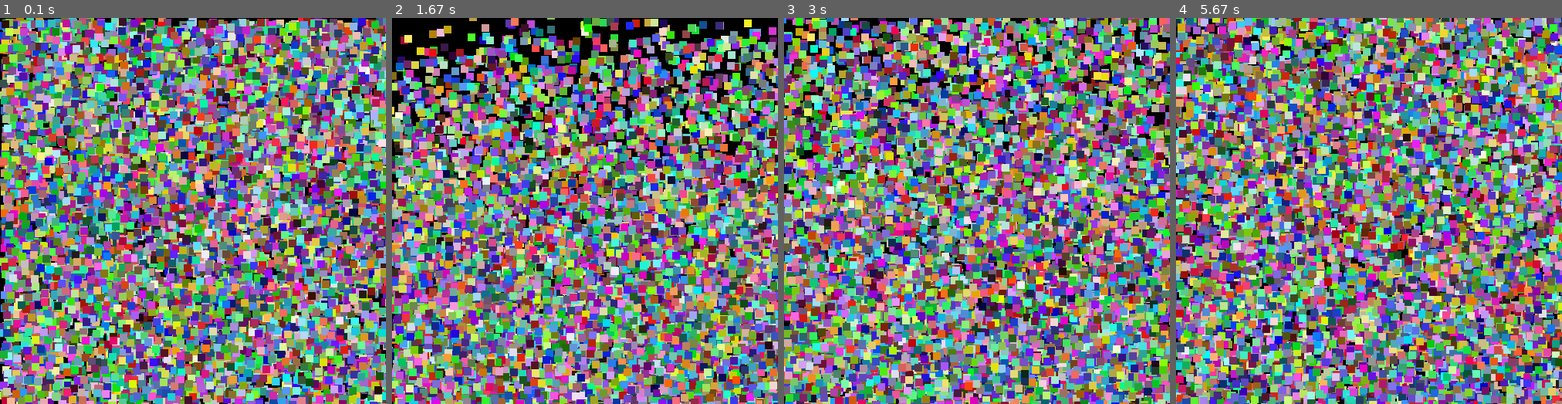
Above: before the commit, frames 1-4 (left to right).
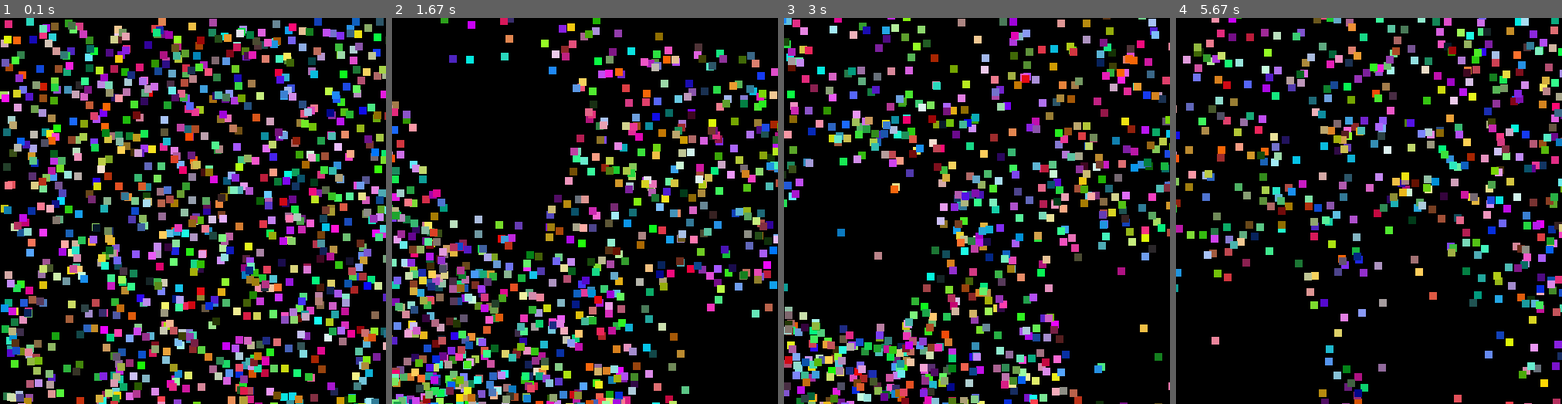
Above: after the commit, the same moments.

Repository: DeaSTL/pygame-OO
Game: pygame game, started from main.py
The game is run twice, just before and just after one commit, with the same random seed, the same clock (stepped at 60 frames per second) and the same inputs.
Inputs (mouse positions are in pixels of both pictures, inside the frame that each line leads up to):
- Up to frame 1 (0.1 s): no input
- Up to frame 2 (1.67 s): click (585, 211) at 0.4 s; click (623, 295) at 0.73 s; click (727, 346) at 1.07 s; click (492, 133) at 1.4 s
- Up to frame 3 (3 s): click (977, 257) at 1.73 s; click (922, 129) at 2.07 s; click (1112, 311) at 2.4 s; click (849, 249) at 2.73 s
- Up to frame 4 (5.67 s): click (1257, 137) at 3.07 s; click (1276, 280) at 3.4 s; click (1507, 299) at 3.73 s; click (1253, 353) at 4.07 s; click (1249, 234) at 4.4 s; click (1392, 319) at 4.73 s; click (1438, 338) at 5.07 s; click (1233, 346) at 5.4 s

The runs differ from the first frame. In frame 1, 96% of the frame differs, in the area x 0-100%, y 0-100%; in frame 2, 89%; in frame 3, 95%; in frame 4, 98%.

Commit message:
added mouse interaction

Diff:
--- a/main.py
+++ b/main.py
@@ -1,11 +1,12 @@
 import particle
 import pygameapp
 import random
+import mathaddons as ma
 particle_array = []
 class main(pygameapp.App):
 
 	def createParticles(self):
-		for i in range(1,10000):
+		for i in range(1,1000):
 			global particle_array
 			rand_pos = (random.randrange(0,self.getWindowWidth()),
 				random.randrange(0,self.getWindowHeight()))
@@ -21,6 +22,7 @@
 			part.setPositionY(part.getPositionY()+part.speed*part.getSlope()[1])
 	def checkCollision(self):
 		for part in particle_array:
+			mouse_pos = self.pygame.mouse.get_pos()
 			if part.getPositionX() > self.getWindowWidth():
 				part.setSpeed(-part.getSpeed())
 				part.setAngle(part.getAngle()+90)
@@ -33,6 +35,9 @@
 			if part.getPositionY() < 0:
 				part.setSpeed(-part.getSpeed())
 				part.setAngle(part.getAngle()+90)
+			if ma.distance(part.getPositionX(),part.getPositionY(),mouse_pos[0],mouse_pos[1]) < 100:
+				part.setPositionX(part.getPositionX()+100*part.getSlope()[0])
+				part.setPositionY(part.getPositionY()+100*part.getSlope()[1])
 	def onStart(self):
 		self.createParticles()
 		self.drawParticles()
--- /dev/null
+++ b/mathaddons.py
@@ -0,0 +1,3 @@
+import math
+def distance(x1,y1,x2,y2):
+	return math.sqrt((x1-x2)**2+(y1-y2)**2)
